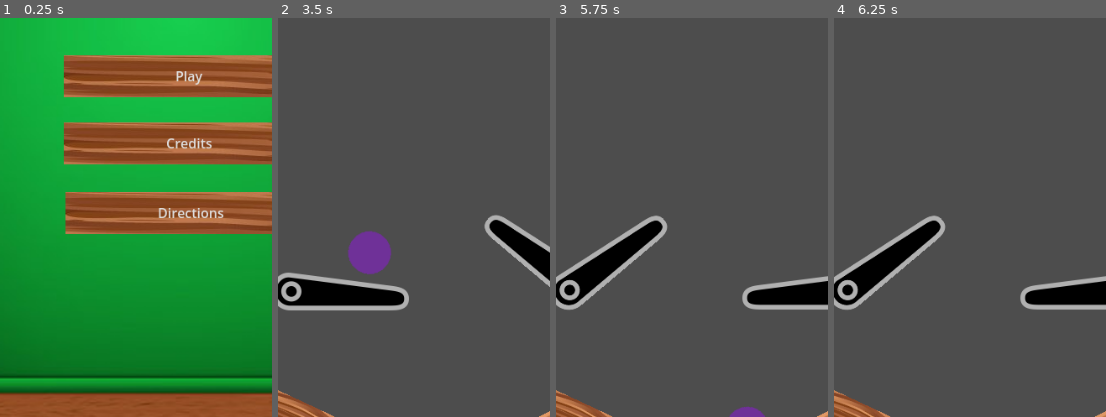
Above: before the commit, frames 1-4 (left to right).
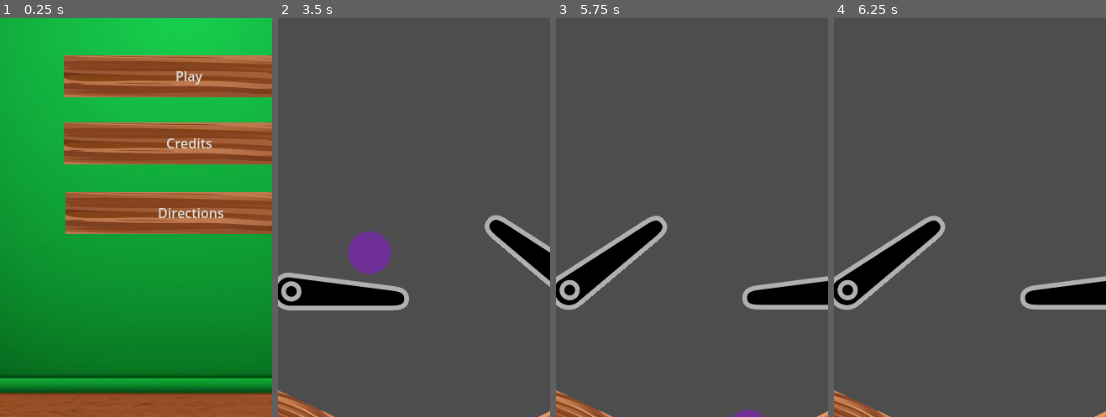
Above: after the commit, the same moments.

Repository: bsu-cs315/fp-team1-pinball
Game: Godot game, scene res://Title screen/title_screen.tscn
Same seed, same stepped clock (60 frames per second), same inputs: the game is played once before the commit and once after it. Sound files missing from this copy of the repository are replaced by a short silence.
Inputs:
- Up to frame 1 (0.25 s): no input
- Up to frame 2 (3.5 s): click "Play" at 0.5 s; tap Enter at 1.25 s; hold E (right_flipper) 1.28-2.03 s; tap Space (launch) at 1.35, 2.1, 2.85 s; hold Q (left_flipper) 2.03-2.78 s; hold E (right_flipper) from 2.78 s (still down)
- Up to frame 3 (5.75 s): tap Space (launch) at 3.6, 4.35, 5.1 s; release E (right_flipper) at 4.28 s; hold Q (left_flipper) from 4.28 s (still down)
- Up to frame 4 (6.25 s): keep holding Q (left_flipper); tap Space (launch) at 5.85 s
The pictures show only the part of the screen within x 16-66%, y 50-100%; the shares and areas given below are measured in that part.

Frames 1-2 are identical in both runs. In frame 3, 0.1% of the frame differs, in the area x 63-77%, y 97-100%; in frame 4, nothing differs.

Commit message:
Fixed ball deletion bug
The ball is now deleted if shot back into the launcher area

Diff:
--- a/project/ball/ball.tscn
+++ b/project/ball/ball.tscn
@@ -11,7 +11,7 @@
 [sub_resource type="CircleShape2D" id="CircleShape2D_hck8x"]
 radius = 25.7099
 
-[node name="Ball" type="RigidBody2D"]
+[node name="Ball" type="RigidBody2D" groups=["Ball"]]
 mass = 0.2
 physics_material_override = SubResource("PhysicsMaterial_sc1t8")
 contact_monitor = true
--- a/project/project.godot
+++ b/project/project.godot
@@ -27,6 +27,7 @@
 [global_group]
 
 Flippers=""
+Ball=""
 
 [input]
 
--- a/project/world/world.gd
+++ b/project/world/world.gd
@@ -12,4 +12,5 @@
 
 
 func _on_ball_kill_zone_body_entered(body: Node2D) -> void:
-	body.queue_free()
+	if body.is_in_group("Ball"):
+		body.queue_free()
--- a/project/world/world.tscn
+++ b/project/world/world.tscn
@@ -33,9 +33,10 @@
 size = Vector2(921.109, 240.644)
 
 [sub_resource type="RectangleShape2D" id="RectangleShape2D_4mpm7"]
-size = Vector2(981.799, 293.838)
+size = Vector2(403.925, 293.838)
 
 [sub_resource type="RectangleShape2D" id="RectangleShape2D_21ahr"]
+size = Vector2(140.865, 20)
 
 [sub_resource type="LabelSettings" id="LabelSettings_l6u8m"]
 font_size = 24
@@ -145,7 +146,7 @@
 physics_material_override = SubResource("PhysicsMaterial_2gfpg")
 
 [node name="CollisionShape2D" type="CollisionShape2D" parent="CornerPeices/BottomRightCorner/BottomRightCorner"]
-position = Vector2(-2.62518, -105.249)
+position = Vector2(-279.366, -104.907)
 shape = SubResource("RectangleShape2D_4mpm7")
 
 [node name="LauncherPlatform" type="Sprite2D" parent="CornerPeices"]
@@ -161,6 +162,7 @@
 scale = Vector2(9.56944, 2.12125)
 
 [node name="CollisionShape2D" type="CollisionShape2D" parent="BallKillZone"]
+position = Vector2(19.3324, 0)
 shape = SubResource("RectangleShape2D_21ahr")
 
 [node name="Flippers" parent="." instance=ExtResource("3_po2wi")]
